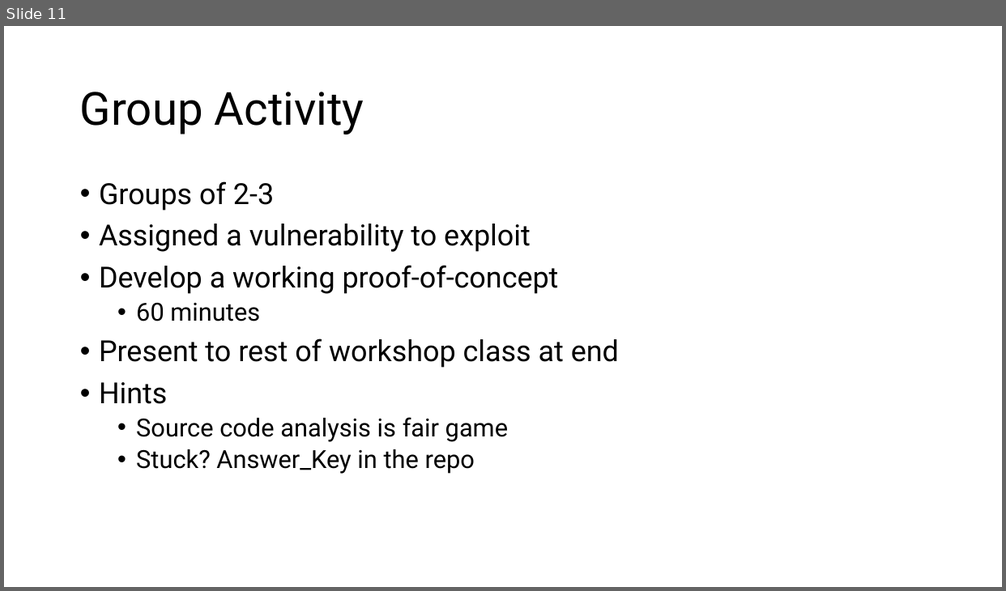
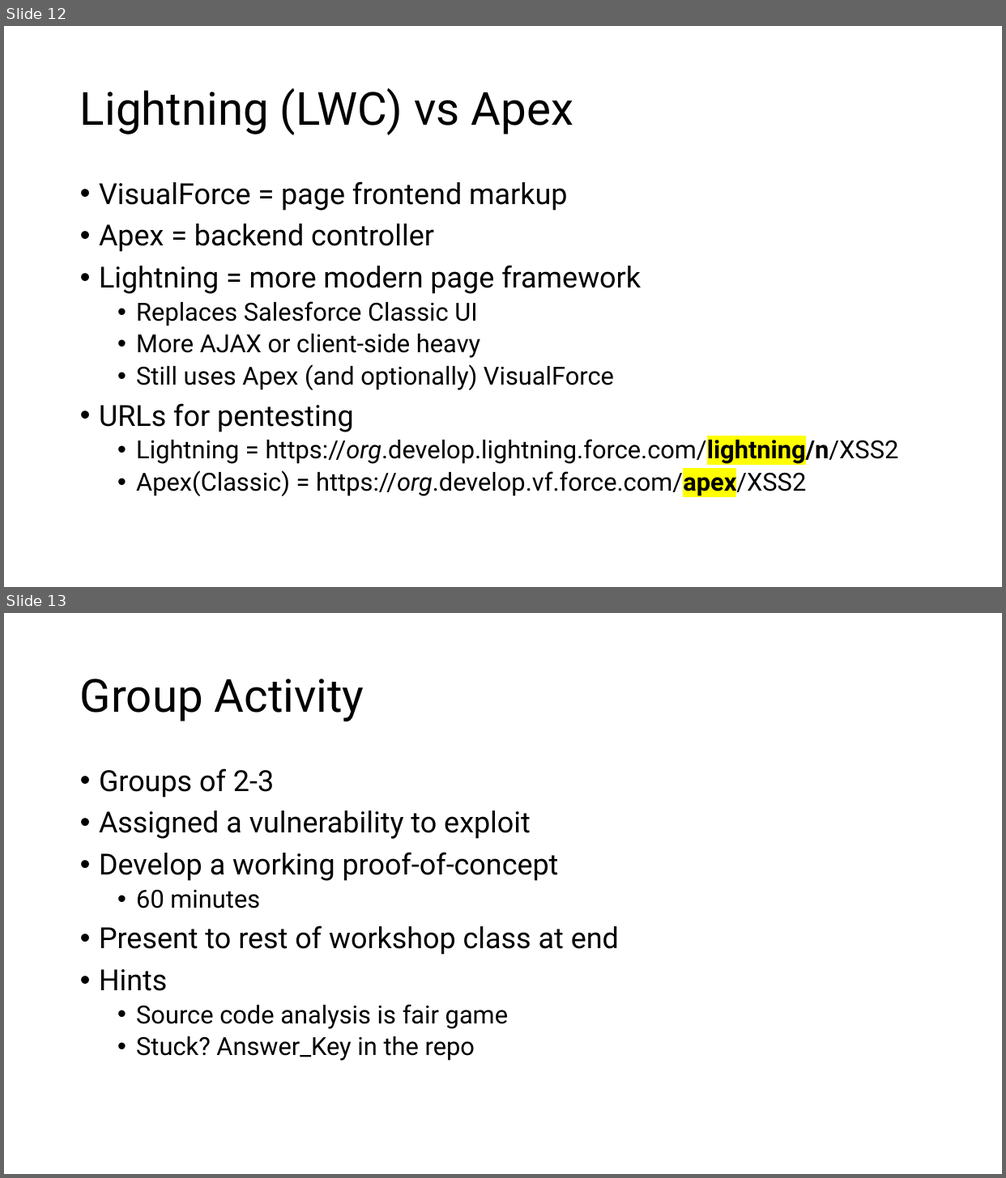
Before and after one commit to Coalfire-Research/paas-cloud-goat, a slide deck: Documentation/BSides Austin - December 2024 - Rodney Beede.pptx. Shown one above the other, each under a label of ours: slide 11 before the commit, slides 12 and 13 after it. The pictures are 1006x591 and 1006x1178 pixels, drawn with LibreOffice and Linux fonts; fonts in the diff are those of the drawing. Boxes give left, top, right and bottom in pixels: in the first picture for what was removed or moved away, otherwise in the second. Text is boxed around its words. In the diff, an @@ line names an element or a change of style, - is before the commit and + after.

```diff
--- a/Documentation/BSides Austin - December 2024 - Rodney Beede.pptx
+++ b/Documentation/BSides Austin - December 2024 - Rodney Beede.pptx
@@ slide 12 added at [4,26,1002,587], background #FFFFFF @@
@@ title added at [80,88,573,135], 44 pt, text #000000 @@
+Lightning (LWC) vs Apex
@@ text added at [99,182,899,497], 24 pt, text #000000 @@
+• VisualForce = page frontend markup
+• Apex = backend controller
+• Lightning = more modern page framework
+  • Replaces Salesforce Classic UI
+  • More AJAX or client-side heavy
+  • Still uses Apex (and optionally) VisualForce
+• URLs for pentesting
+  • Lightning = https://org.develop.lightning.force.com/lightning/n/XSS2
+  • Apex(Classic) = https://org.develop.vf.force.com/apex/XSS2
@@ what was slide 11 is now slide 13 @@
```
Also in this commit, not shown: 1 other slide added.
